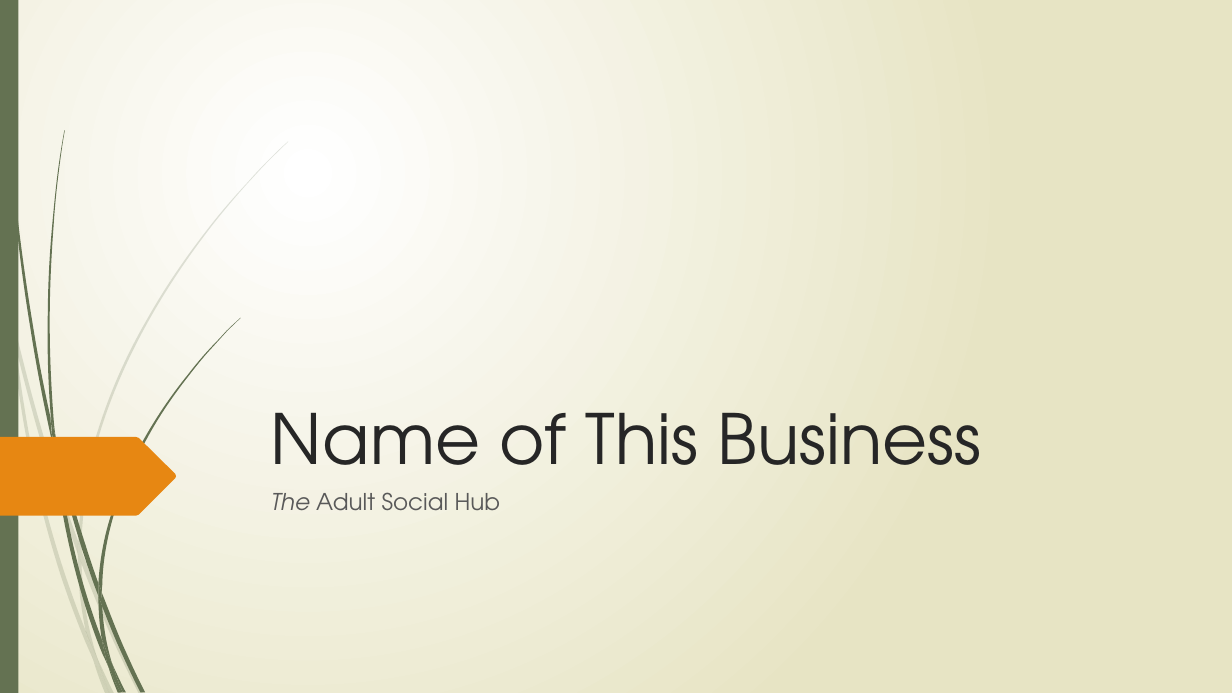
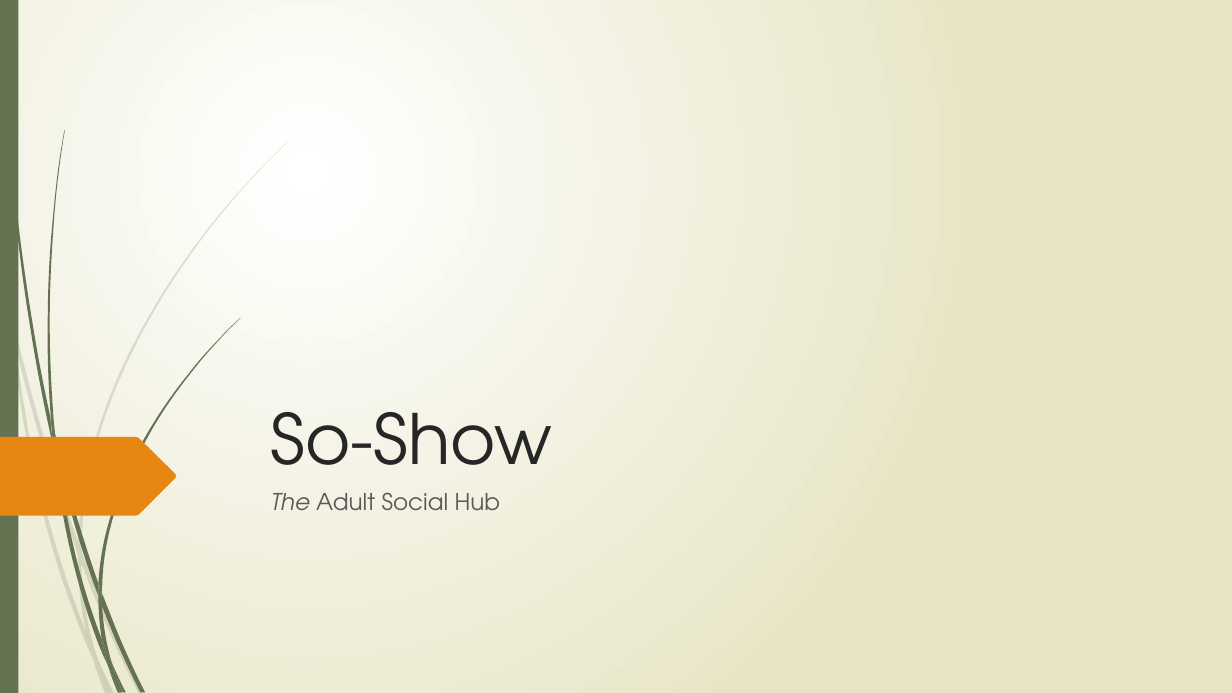
Before and after one commit to tieje/dogen, a slide deck: slide 1 of Presentation/SocialHub_FrancisT_06_23_2020.pptx. Drawn at 1232x693 pixels with LibreOffice and Linux fonts; fonts in the diff are those of the drawing. Boxes give left, top, right and bottom in pixels: in the first picture for what was removed or moved away, otherwise in the second. Text is boxed around its words. In the diff, an @@ line names an element or a change of style, - is before the commit and + after.

Commit message:
I might have found a permanent name

```diff
--- a/Presentation/SocialHub_FrancisT_06_23_2020.pptx
+++ b/Presentation/SocialHub_FrancisT_06_23_2020.pptx
@@ title at <box>271,412,552,496</box>: text changed @@
-Name of This Business
+So-Show
```
